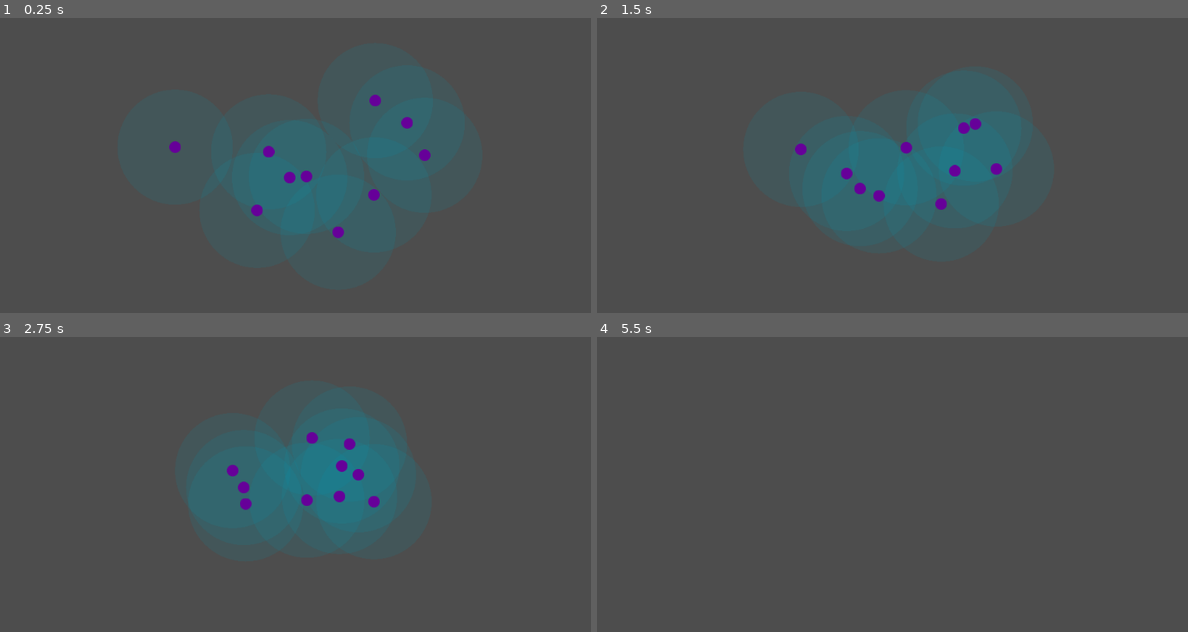
Above: before the commit, frames 1-4 (two rows, left to right).
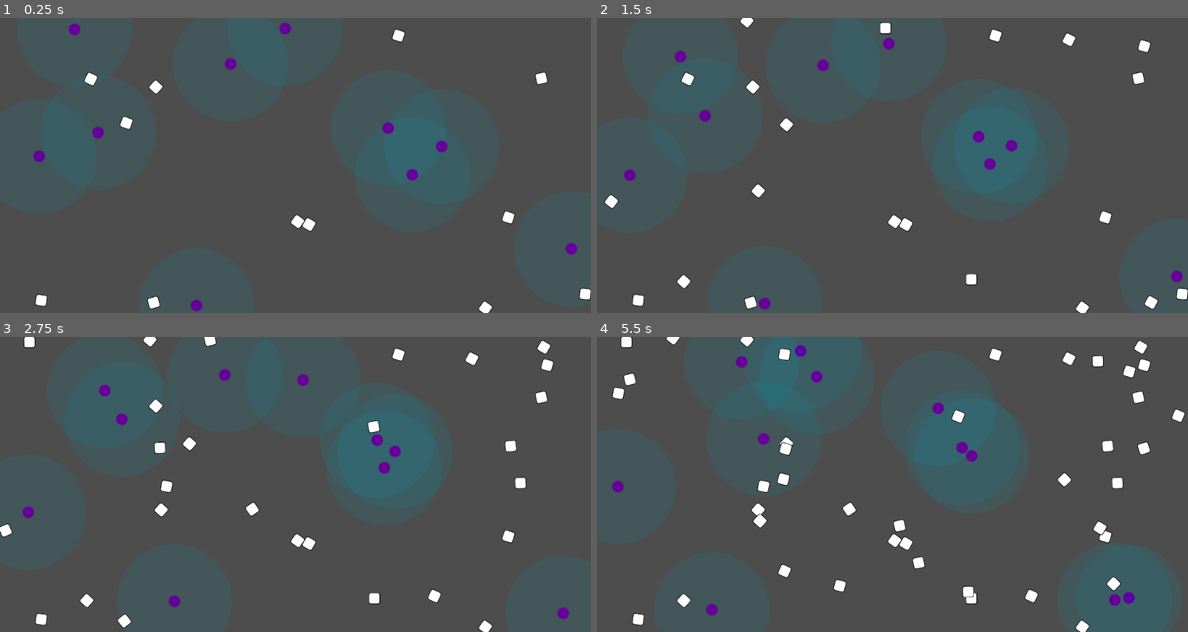
Above: after the commit, the same moments.

Repository: wivest/Natural-Selection
Game: Godot game, scene res://scenes/main.tscn
Two runs of this game, one before a commit and one after it. Both use one fixed random seed, a clock stepped at 60 frames per second and the inputs below.
Inputs:
- Up to frame 1 (0.25 s): no input
- Up to frame 2 (1.5 s): no input
- Up to frame 3 (2.75 s): no input
- Up to frame 4 (5.5 s): no input

The runs differ from the first frame. In frame 1, 7.6% of the frame differs, in the area x 5-100%, y 1-100%; in frame 2, 9.7%; in frame 3, 12%, in the area x 0-97%, y 0-100%; in frame 4, 7.2%.
Error before the commit: Cannot call method 'instantiate' on a null value. (res://scenes/spawner/spawner.gd:23)

Commit message:
refactor: use Spawner in CreatureManager

Diff:
--- a/scenes/creature/scripts/creature_manager.gd
+++ b/scenes/creature/scripts/creature_manager.gd
@@ -1,18 +1,18 @@
 class_name CreatureManager
-extends Area2D
+extends Node
 
 @export var creature_scene: PackedScene
 @export var cocoon_scene: PackedScene
 
 var parameters: SimulationParameters
 
-@onready var bounds: Rect2 = $Bounds.shape.get_rect()
-@onready var container: Node = $Container
+# @onready var bounds: Rect2 = $Bounds.shape.get_rect()
+@onready var container: Node = $Spawner/Container
 
-func get_random_point() -> Vector2: # get random point inside bounds
-	var x := randf_range(bounds.position.x, bounds.end.x)
-	var y := randf_range(bounds.position.y, bounds.end.y)
-	return Vector2(x, y)
+# func get_random_point() -> Vector2: # get random point inside bounds
+# 	var x := randf_range(bounds.position.x, bounds.end.x)
+# 	var y := randf_range(bounds.position.y, bounds.end.y)
+# 	return Vector2(x, y)
 
 func _instantiate_creature(creature_position: Vector2, genome: Genome):
 	var creature: Creature = creature_scene.instantiate() as Creature
@@ -40,12 +40,18 @@
 
 	container.add_child(cocoon)
 
-func _on_field_ready(): # create Creatures after Field's _ready()
-	for i in range(parameters.creatures_on_start):
-		_instantiate_creature(get_random_point(), null)
+# func _on_field_ready(): # create Creatures after Field's _ready()
+# 	for i in range(parameters.creatures_on_start):
+# 		# _instantiate_creature(get_random_point(), null)
 
 func _on_creature_divided(creature_position: Vector2, genome: Genome):
 	_instantiate_cocoon(creature_position, genome)
 
 func _on_cocoon_incubated(cocoon_position: Vector2, genome: Genome):
 	_instantiate_creature(cocoon_position, genome)
+
+func _on_item_spawned(item: Node):
+	var creature := item as Creature
+	creature.energy = parameters.energy_on_start # set start energy
+	creature.parameters = parameters
+	creature.divided.connect(_on_creature_divided)
--- a/scenes/field/field.gd
+++ b/scenes/field/field.gd
@@ -4,20 +4,29 @@
 @export var parameters: SimulationParameters
 
 @onready var creature_manager: CreatureManager = $CreatureManager
-@onready var spawner: Spawner = $Spawner
+@onready var creature_spawner: Spawner = $CreatureManager/Spawner
+@onready var food_spawner: Spawner = $FoodSpawner
 
 func _ready():
 	creature_manager.parameters = parameters
-	spawner.items_on_start = parameters.food_on_start
+	creature_spawner.item_spawned.connect(creature_manager._on_item_spawned)
+
+	creature_spawner.items_on_start = parameters.creatures_on_start
+	update_creature_spawner()
+	food_spawner.items_on_start = parameters.food_on_start
 	update_food_spawner()
 
-	ready.connect(creature_manager._on_field_ready)
-	ready.connect(spawner._on_field_ready)
+	ready.connect(creature_spawner._on_field_ready)
+	ready.connect(food_spawner._on_field_ready)
 
 	parameters.changed.connect(_on_parameters_changed)
 
+func update_creature_spawner():
+	creature_spawner.spawn_rate = parameters.speed * parameters.creatures_spawn_rate
+
 func update_food_spawner():
-	spawner.spawn_rate = parameters.speed * parameters.food_spawn_rate
+	food_spawner.spawn_rate = parameters.speed * parameters.food_spawn_rate
 
 func _on_parameters_changed():
+	update_creature_spawner()
 	update_food_spawner()
--- a/scenes/field/field.tscn
+++ b/scenes/field/field.tscn
@@ -6,6 +6,7 @@
 [ext_resource type="PackedScene" uid="uid://fndcloo5xbk4" path="res://scenes/cocoon/cocoon.tscn" id="2_1ec6r"]
 [ext_resource type="PackedScene" uid="uid://bt28ncd8f8saw" path="res://scenes/spawner/spawner.tscn" id="2_bdn2b"]
 [ext_resource type="Script" path="res://scenes/field/parameters.gd" id="2_j03ma"]
+[ext_resource type="PackedScene" uid="uid://c7qn2jo68bxa3" path="res://scenes/food/food.tscn" id="7_hgymu"]
 
 [sub_resource type="Resource" id="Resource_x6ceg"]
 resource_local_to_scene = true
@@ -19,22 +20,17 @@
 division_lower_bound = 800.0
 energy_consumed_on_division = 400.0
 
-[sub_resource type="RectangleShape2D" id="RectangleShape2D_qhq8k"]
-size = Vector2(512, 256)
-
 [node name="Field" type="Node2D"]
-position = Vector2(0, 1)
 script = ExtResource("1_ydj32")
 parameters = SubResource("Resource_x6ceg")
 
-[node name="CreatureManager" type="Area2D" parent="."]
+[node name="CreatureManager" type="Node" parent="."]
 script = ExtResource("1_ej44c")
 creature_scene = ExtResource("1_cnptn")
 cocoon_scene = ExtResource("2_1ec6r")
 
-[node name="Bounds" type="CollisionShape2D" parent="CreatureManager"]
-shape = SubResource("RectangleShape2D_qhq8k")
+[node name="Spawner" parent="CreatureManager" instance=ExtResource("2_bdn2b")]
+item_scene = ExtResource("1_cnptn")
 
-[node name="Container" type="Node" parent="CreatureManager"]
-
-[node name="Spawner" parent="." instance=ExtResource("2_bdn2b")]
+[node name="FoodSpawner" parent="." instance=ExtResource("2_bdn2b")]
+item_scene = ExtResource("7_hgymu")
